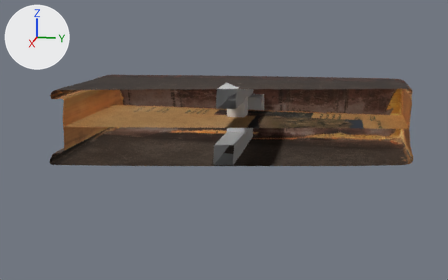
One commit to the FBX model Assets/Template/Meshes/Book01_Animated.FBX: the scene before it, then after it.
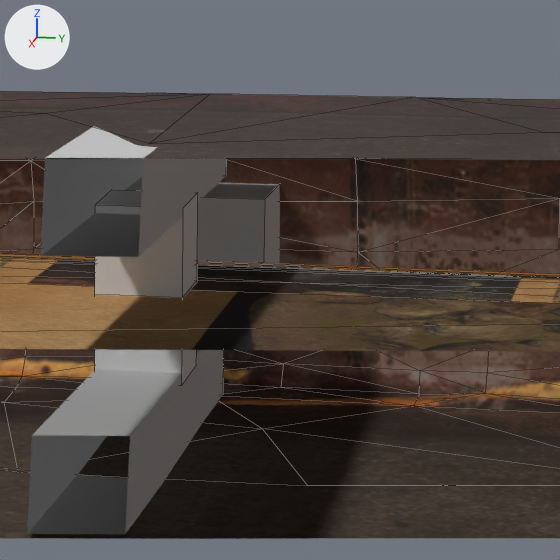
There are two pictures of each version: one whole from a 50 mm camera at (0.794, 0.312, 0.189) aimed at (0.147, 0.183, 0.027), one close up on the part from 46% to 72% of the width and 20% to 61% of the height. The axes (+X, +Y, +Z) are drawn at upper left. The lights are the same throughout. Both versions are drawn at frame 61 of the action 'Take 001'; the numbers are the values there. The close-ups show mesh edges as thin lines. Everything nearer to the camera than a plane just in front of the edit is cut away.

Objects in the first close-up: 'Bone_Left', 'Bone_Left_Up', 'Bone_Right', 'Bone_Right_Up', 'Bone_Root', 'Book01_03'.
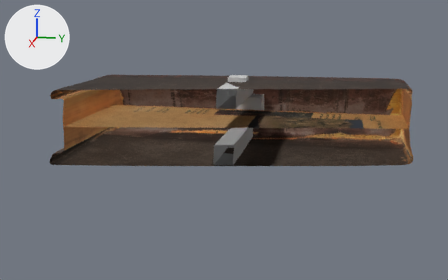
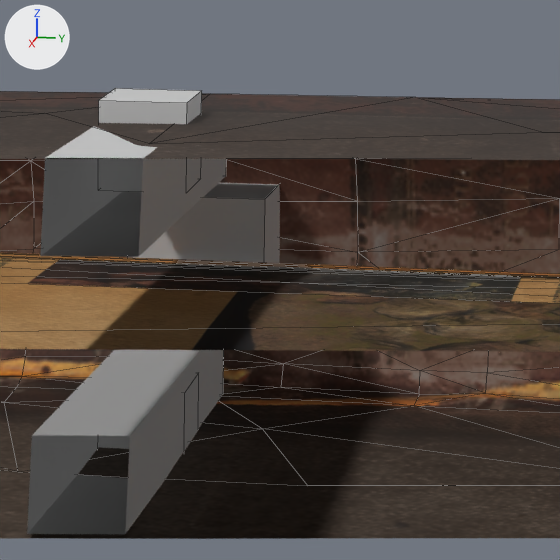
Where the change shows, as pixel boxes [x1, y1, x2, y2] in the close-ups (560 x 560 px):
'Bone_Left_Up', recoloured, moved
    before: [95, 190, 198, 297]
    after: [99, 373, 199, 451]
'Bone_Right_Up', recoloured, moved
    before: [95, 281, 197, 385]
    after: [99, 88, 202, 193]

The edits, one by one:
me_mesh_004 has 8 vertices, 6 faces and spans x -1.07..1.07, y -1.07..1.07, z -2.12..0.0.
me_mesh_004 now uses material mat_bone (light grey #cacaca).
me_mesh_007 has 8 vertices, 6 faces and spans x -1.07..1.07, y -1.07..1.07, z -2.12..0.0.
me_mesh_007 now uses material mat_bone (light grey #cacaca).
Object 'Bone_Left_Up' (ob_bone_left_up) moves from (5.634, 1.059, 2.944) to (5.125, 1.059, 7.501).
Object 'Bone_Right_Up' (ob_bone_right_up) moves from (5.694, -1.059, 2.905) to (5.378, -1.059, 7.48).
